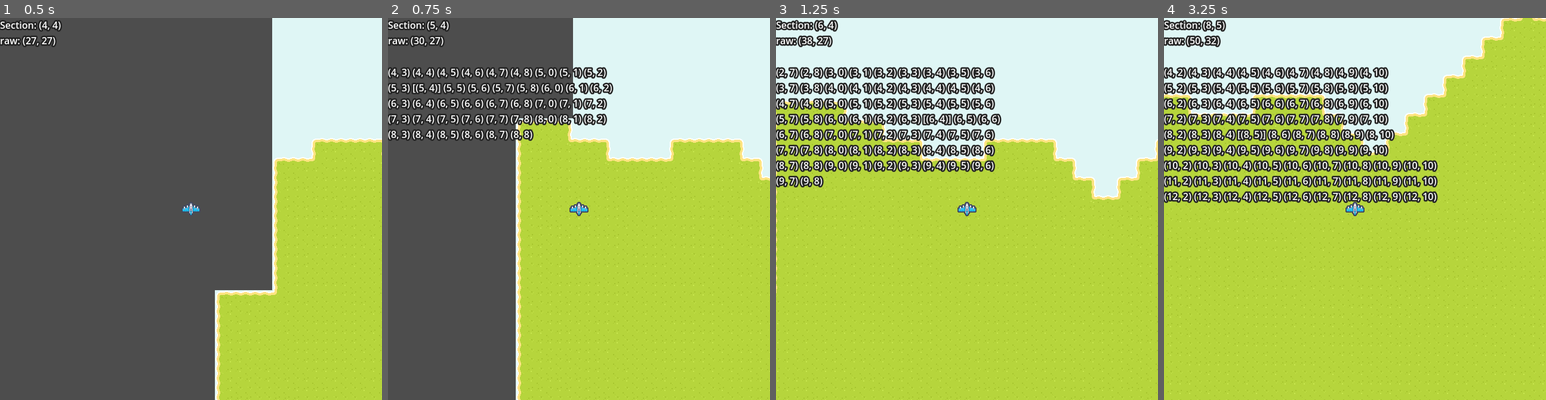
Above: before the commit, frames 1-4 (left to right).
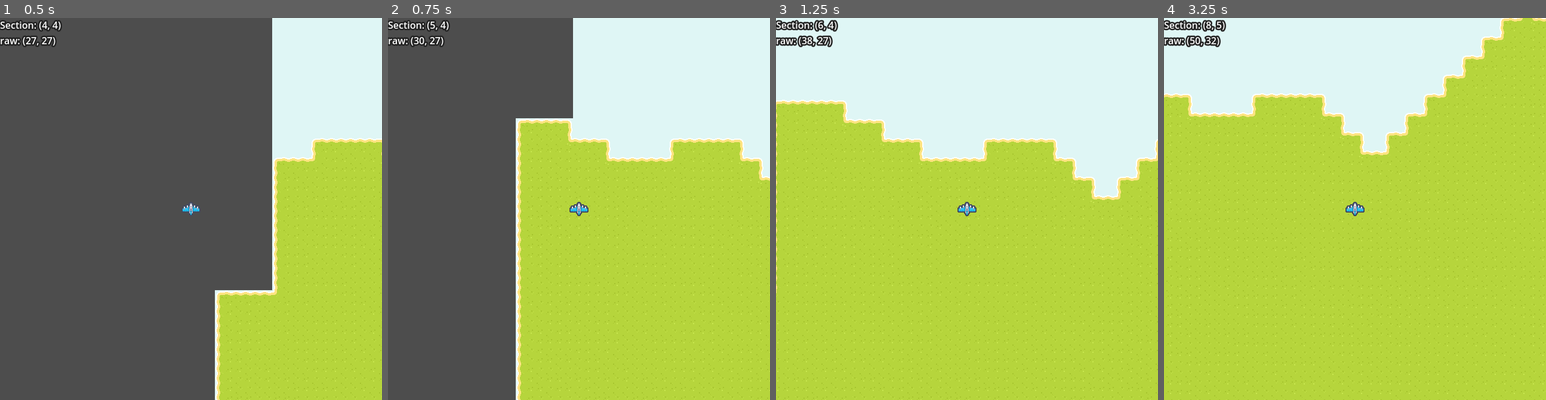
Above: after the commit, the same moments.

Repository: Sammy-T/Aero-Fight
Game: Godot game, scene res://scenes/level.tscn
Same seed, same stepped clock (60 frames per second), same inputs: the game is played once before the commit and once after it.
Inputs:
- Up to frame 1 (0.5 s): no input
- Up to frame 2 (0.75 s): hold Right (ui_right) from 0.53 s (still down)
- Up to frame 3 (1.25 s): keep holding Right (ui_right)
- Up to frame 4 (3.25 s): release Right (ui_right) at 1.28 s; hold Down (ui_down) 1.28-2.03 s; hold Right (ui_right) 2.03-2.78 s; hold Up (ui_up) from 2.78 s (still down)

Frame 1 is identical in both runs. In frame 2, 5.7% of the frame differs, in the area x 0-60%, y 12-33%; in frame 3, 10%; in frame 4, 14%, in the area x 0-72%, y 12-49%.

Commit message:
Set tilemap's tracking target from parent

Diff:
--- a/scenes/tile_map_gen.tscn
+++ b/scenes/tile_map_gen.tscn
@@ -479,6 +479,7 @@
 [node name="CanvasLayer" type="CanvasLayer" parent="."]
 
 [node name="DebugUI" type="VBoxContainer" parent="CanvasLayer"]
+unique_name_in_owner = true
 offset_right = 40.0
 offset_bottom = 50.0
 
@@ -489,5 +490,6 @@
 
 [node name="LoadedSections" type="Label" parent="CanvasLayer/DebugUI"]
 unique_name_in_owner = true
+visible = false
 layout_mode = 2
 label_settings = SubResource("LabelSettings_byoym")
--- a/scripts/level.gd
+++ b/scripts/level.gd
@@ -3,10 +3,16 @@
 
 @onready var tile_map: TileMap = %TileMapGen
 
+var player: Node2D
+
 
 # Called when the node enters the scene tree for the first time.
-#func _ready() -> void:
-#	pass
+func _ready() -> void:
+	# Place the player at the center of the map's load grid
+	player = get_tree().get_first_node_in_group("player")
+	player.position = tile_map.get_starting_pos()
+
+	tile_map.tracking_target = player
 
 
 # Called every frame. 'delta' is the elapsed time since the previous frame.
--- a/scripts/tile_map_gen.gd
+++ b/scripts/tile_map_gen.gd
@@ -7,7 +7,7 @@
 
 @export var map_noise: Noise
 
-var player: Node2D
+var tracking_target: Node2D
 var current_section: Vector2i = Vector2i.ONE
 var pending_sections: Array[Vector2i] = []
 var pending_unload_sections: Array[Vector2i] = []
@@ -17,13 +17,6 @@
 
 # Called when the node enters the scene tree for the first time.
 func _ready() -> void:
-	var start_pos_map: Vector2i = MAP_SECTION_SIZE * MAP_LOAD_GRID_SIZE / 2
-	var start_pos: Vector2 = map_to_local(start_pos_map)
-
-	# Place the player at the center of the map's load grid
-	player = get_tree().get_first_node_in_group("player")
-	player.position = start_pos
-
 	# Create the initial grid
 	for x in MAP_LOAD_GRID_SIZE.x:
 		for y in MAP_LOAD_GRID_SIZE.y:
@@ -32,15 +25,16 @@
 
 # Called every frame. 'delta' is the elapsed time since the previous frame.
 func _process(_delta: float) -> void:
-	var player_map_pos: Vector2i = local_to_map(player.position)
-	var section: Vector2i = player_map_pos / MAP_SECTION_SIZE
+	var target_map_pos: Vector2i = local_to_map(tracking_target.position)\
+			if tracking_target else Vector2i.ZERO
+	var section: Vector2i = target_map_pos / MAP_SECTION_SIZE
 
-	# Offset the loading deadzone and shifted loading area when the player transitions
+	# Offset the loading deadzone and shifted loading area when the tracking_target transitions
 	# to a negative x or y position.
-	if player_map_pos.x < 0:
+	if target_map_pos.x < 0:
 		section.x -= 1
 
-	if player_map_pos.y < 0:
+	if target_map_pos.y < 0:
 		section.y -= 1
 
 	if current_section != section:
@@ -50,11 +44,12 @@
 		_update_sections()
 
 	_load_from_map_queue()
+	_update_debug_curr_section()
 
-	## TODO: TEMP
-	%CurrSection.text = "Section: %s\nraw: %s" % [current_section, \
-			local_to_map(player.position)]
-	##
+
+func get_starting_pos() -> Vector2:
+	var start_pos_map: Vector2i = MAP_SECTION_SIZE * MAP_LOAD_GRID_SIZE / 2
+	return map_to_local(start_pos_map)
 
 
 # Updates which sections we want to load/unload
@@ -62,20 +57,7 @@
 	var process_map_update: bool = false
 	var wanted_sections: Array[Vector2i] = []
 
-	## TODO: TEMP
-	var debug_str: String = ""
-	loaded_sections.sort()
-	for i in loaded_sections.size():
-		if i % MAP_LOAD_GRID_SIZE.x == 0:
-			debug_str += "\n"
-
-		var s: Vector2i = loaded_sections[i]
-		if s == current_section:
-			debug_str += "[%s] " % s
-		else:
-			debug_str += "%s " % s
-	%LoadedSections.text = debug_str
-	##
+	_update_debug_loaded_sections()
 
 	var offset_range: Vector2i = MAP_LOAD_GRID_SIZE / 2
 
@@ -178,3 +160,31 @@
 			call_deferred("erase_cell", 0, Vector2i(x2_pos, y2_pos))
 
 	loaded_sections.erase(section)
+
+
+func _update_debug_curr_section() -> void:
+	if !%DebugUI.visible || !%CurrSection.visible:
+		return
+
+	%CurrSection.text = "Section: %s\nraw: %s" % [current_section, \
+			local_to_map(tracking_target.position) if tracking_target else Vector2i.ZERO]
+
+
+func _update_debug_loaded_sections() -> void:
+	if !%DebugUI.visible || !%LoadedSections.visible:
+		return
+
+	var debug_str: String = ""
+	loaded_sections.sort()
+
+	for i in loaded_sections.size():
+		if i % MAP_LOAD_GRID_SIZE.x == 0:
+			debug_str += "\n"
+
+		var s: Vector2i = loaded_sections[i]
+		if s == current_section:
+			debug_str += "[%s] " % s
+		else:
+			debug_str += "%s " % s
+
+	%LoadedSections.text = debug_str
